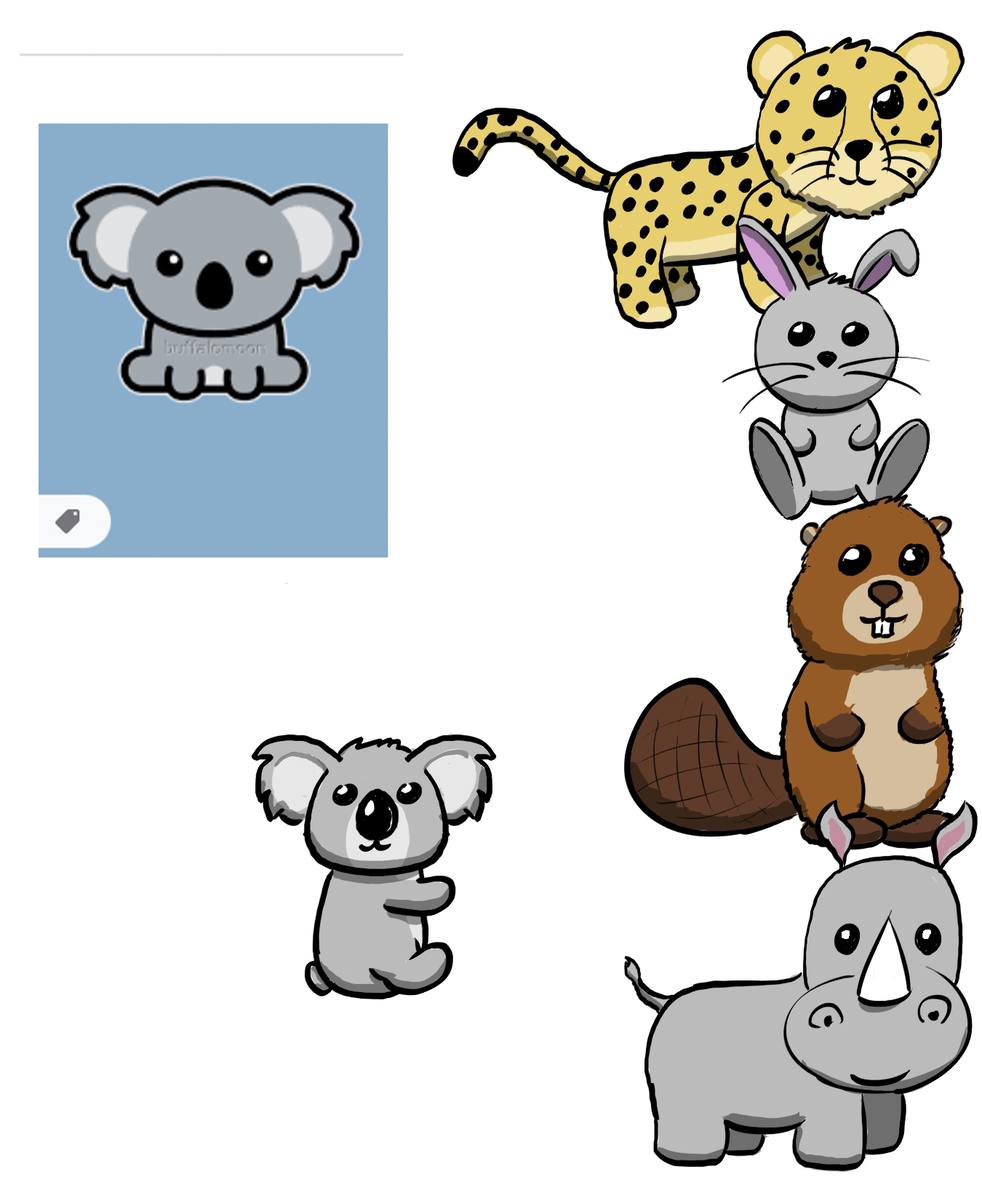
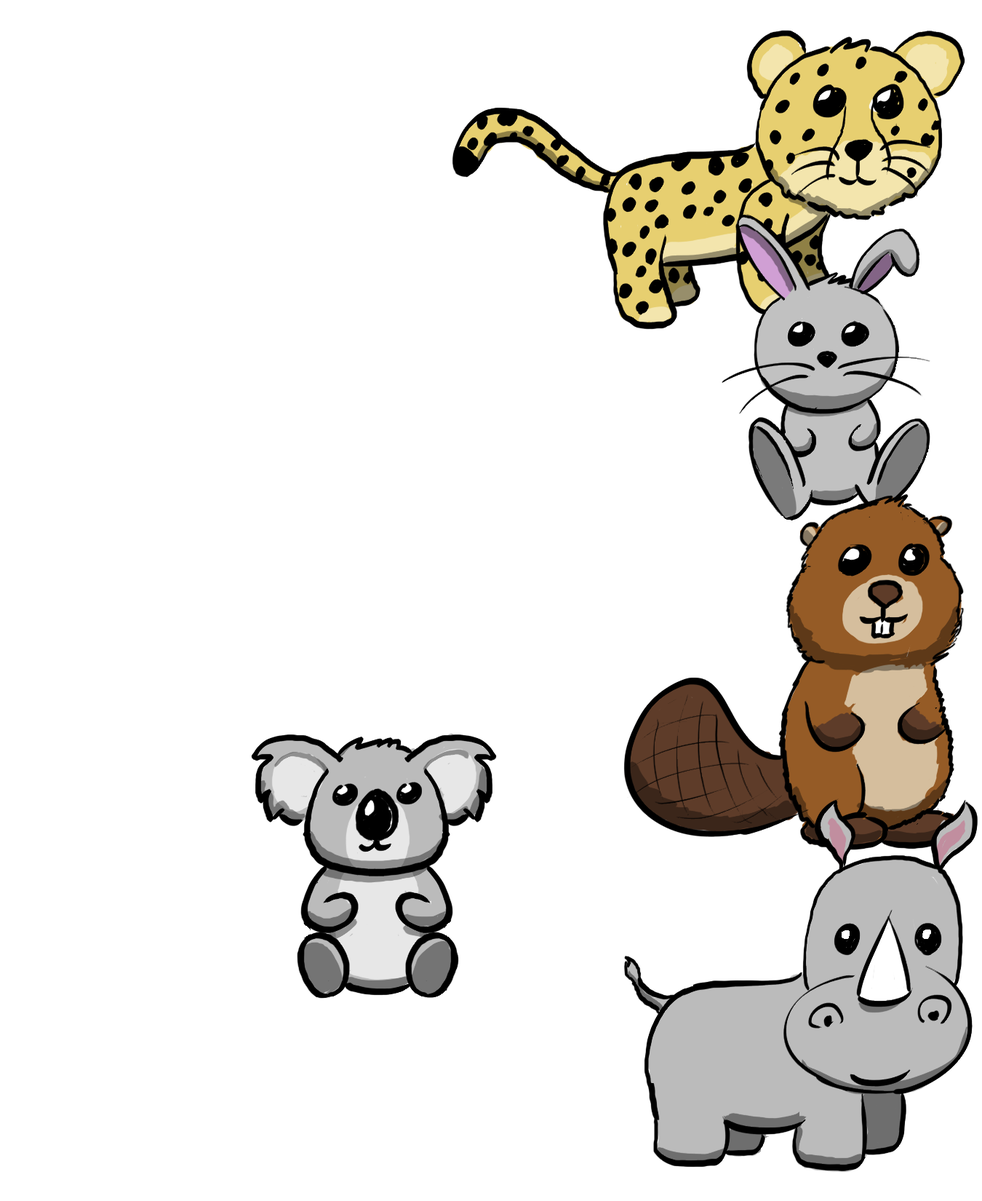
Comparing the layer stacks of the two 982×1201 images. Changes:
hid "body 2 shadow" over (309, 866, 455, 996)
hid "body 2" over (304, 865, 457, 1000)
hid "body fill 2" over (308, 865, 455, 996)
showed "body 1 shadow" over (299, 865, 457, 998)
showed "body 1" over (296, 865, 460, 999)
showed "body fill 1" over (301, 860, 453, 997)
removed layer "Screen Shot 2021-10-18 at 7.45.08 PM" over (19, 53, 404, 584)
hid "Background" over (19, 53, 460, 1000)
